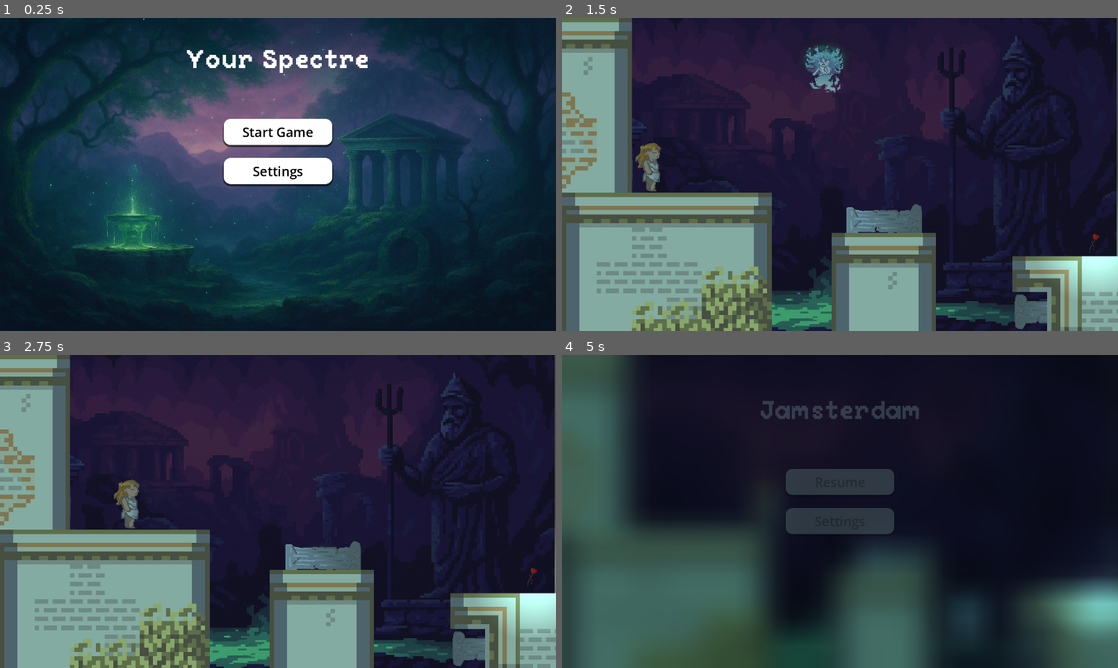
Above: before the commit, frames 1-4 (two rows, left to right).
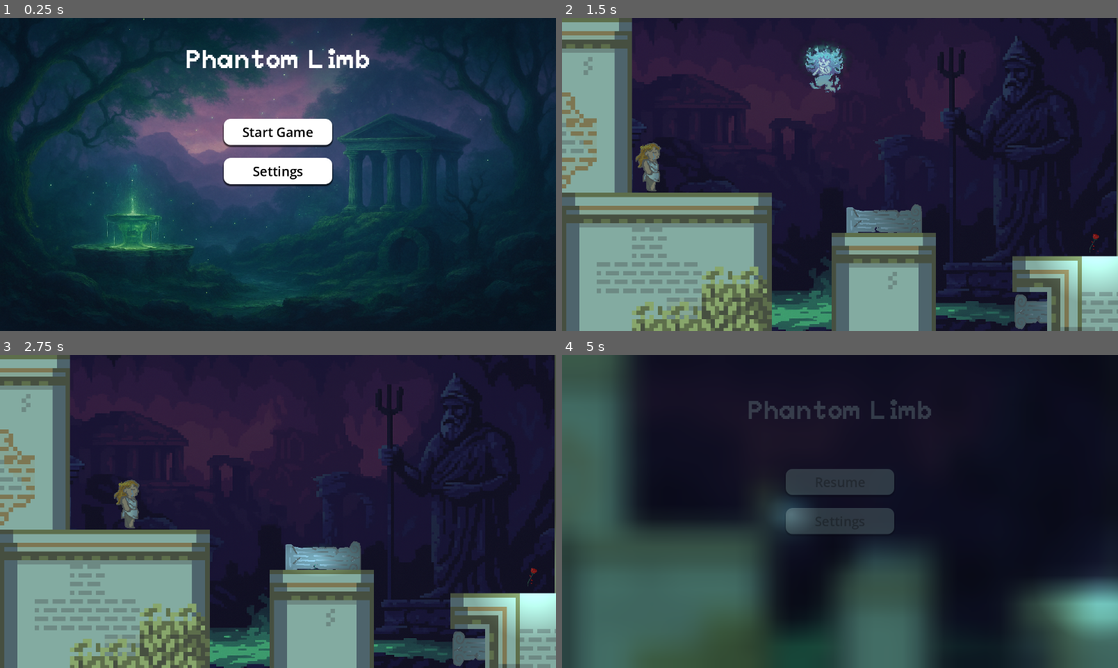
Above: after the commit, the same moments.

Repository: sammo4gun/jamsterdam
Game: Godot game, scene res://Scenes/main_menu.tscn
The game is run twice, just before and just after one commit, with the same random seed, the same clock (stepped at 60 frames per second) and the same inputs. The engine's default icon, where the game draws it, is replaced by a stand-in: a white triangle on a blue panel in a dark square.
Inputs (mouse positions are in pixels of both pictures, inside the frame that each line leads up to):
- Up to frame 1 (0.25 s): no input
- Up to frame 2 (1.5 s): click "Start Game" at 0.5 s; move the mouse to (812, 171) at 1.27 s; hold Right (right) from 1.28 s (still down); click (812, 171) at 1.42 s
- Up to frame 3 (2.75 s): keep holding Right (right); tap W (up) at 1.52, 2.27 s; move the mouse to (322, 558) at 2.02 s; click (322, 558) at 2.17 s
- Up to frame 4 (5 s): move the mouse to (1051, 649) at 2.77 s; release Right (right) at 2.78 s; hold A (left) 2.78-3.53 s; click (1051, 649) at 2.92 s; move the mouse to (717, 505) at 3.52 s; hold Right (right) from 3.53 s (still down); click (717, 505) at 3.67 s; tap W (up) at 3.77, 4.52 s; move the mouse to (1006, 558) at 4.27 s; tap Escape (ui_cancel) at 4.9 s

The runs differ from the first frame. In frame 1, 1.0% of the frame differs, in the area x 33-67%, y 9-18%; in frame 2, 0.4%; in frame 3, 0.6%; in frame 4, 1.8%, in the area x 33-76%, y 14-90%.

Commit message:
okay a bunch more stuff now

Diff:
--- a/Scenes/Levels/level1.tscn
+++ b/Scenes/Levels/level1.tscn
@@ -1,9 +1,10 @@
-[gd_scene load_steps=22 format=4 uid="uid://xr273hyfg6kr"]
+[gd_scene load_steps=24 format=4 uid="uid://xr273hyfg6kr"]
 
 [ext_resource type="Script" uid="uid://vp4ly8u07miy" path="res://Scripts/world.gd" id="1_y4dr7"]
 [ext_resource type="PackedScene" uid="uid://cnfrxpljq8b8q" path="res://Scenes/nonmoveable.tscn" id="2_didp7"]
 [ext_resource type="Texture2D" uid="uid://t6nggttwbrl5" path="res://Assets/backgroundoption.png" id="2_nqasx"]
 [ext_resource type="PackedScene" uid="uid://dpfjytluhwwx7" path="res://Scenes/moveable.tscn" id="3_2a60c"]
+[ext_resource type="FontFile" uid="uid://datde377oev7l" path="res://Assets/Fonts/Peaberry/PeaberryBase.ttf" id="3_ryjqc"]
 [ext_resource type="Texture2D" uid="uid://bo5u4ycq1ett" path="res://Assets/pillar.png" id="4_4f2fw"]
 [ext_resource type="PackedScene" uid="uid://6pic503w7xpl" path="res://Scenes/ghost.tscn" id="4_4iphx"]
 [ext_resource type="PackedScene" uid="uid://buqy7w73rwv13" path="res://Scenes/buildings_tile_map_layer.tscn" id="4_i36j2"]
@@ -17,6 +18,9 @@
 
 [sub_resource type="RectangleShape2D" id="RectangleShape2D_5a7ea"]
 size = Vector2(20.9922, 30.5048)
+
+[sub_resource type="LabelSettings" id="LabelSettings_xe7un"]
+font = ExtResource("3_ryjqc")
 
 [sub_resource type="PhysicsMaterial" id="PhysicsMaterial_4f2fw"]
 resource_local_to_scene = true
@@ -229,6 +233,7 @@
 offset_bottom = 49.0
 scale = Vector2(1.71487, 1.71487)
 text = "RESTARTING..."
+label_settings = SubResource("LabelSettings_xe7un")
 
 [node name="YouShouldRestartLabel" type="Label" parent="CanvasLayer"]
 visible = false
@@ -238,6 +243,7 @@
 offset_bottom = 209.0
 scale = Vector2(1.71487, 1.71487)
 text = "Press R to restart..."
+label_settings = SubResource("LabelSettings_xe7un")
 
 [node name="CanvasModulate" type="CanvasModulate" parent="."]
 color = Color(0.537255, 0.678431, 0.666667, 1)
--- a/Scenes/Levels/level2.tscn
+++ b/Scenes/Levels/level2.tscn
@@ -1,7 +1,8 @@
-[gd_scene load_steps=24 format=4 uid="uid://stre87ywwjqa"]
+[gd_scene load_steps=26 format=4 uid="uid://stre87ywwjqa"]
 
 [ext_resource type="Script" uid="uid://vp4ly8u07miy" path="res://Scripts/world.gd" id="1_5j5u1"]
 [ext_resource type="PackedScene" uid="uid://cnfrxpljq8b8q" path="res://Scenes/nonmoveable.tscn" id="2_tnuy3"]
+[ext_resource type="FontFile" uid="uid://datde377oev7l" path="res://Assets/Fonts/Peaberry/PeaberryBase.ttf" id="3_6a7cf"]
 [ext_resource type="PackedScene" uid="uid://dpfjytluhwwx7" path="res://Scenes/moveable.tscn" id="3_d15yg"]
 [ext_resource type="Texture2D" uid="uid://t6nggttwbrl5" path="res://Assets/backgroundoption.png" id="3_eqosv"]
 [ext_resource type="Texture2D" uid="uid://du8yvhhd3cgnu" path="res://Assets/Tilesets/tiles.png" id="3_hrj3c"]
@@ -17,6 +18,9 @@
 
 [sub_resource type="RectangleShape2D" id="RectangleShape2D_5a7ea"]
 size = Vector2(20.9922, 30.5048)
+
+[sub_resource type="LabelSettings" id="LabelSettings_hpjhc"]
+font = ExtResource("3_6a7cf")
 
 [sub_resource type="PhysicsMaterial" id="PhysicsMaterial_o7bax"]
 resource_local_to_scene = true
@@ -235,6 +239,7 @@
 offset_bottom = 58.0
 scale = Vector2(1.71487, 1.71487)
 text = "RESTARTING..."
+label_settings = SubResource("LabelSettings_hpjhc")
 
 [node name="YouShouldRestartLabel" type="Label" parent="CanvasLayer"]
 visible = false
@@ -244,6 +249,7 @@
 offset_bottom = 78.0
 scale = Vector2(1.71487, 1.71487)
 text = "Press R to restart..."
+label_settings = SubResource("LabelSettings_hpjhc")
 
 [node name="CanvasModulate" type="CanvasModulate" parent="."]
 color = Color(0.537255, 0.678431, 0.666667, 1)
--- a/Scenes/Levels/level3.tscn
+++ b/Scenes/Levels/level3.tscn
@@ -1,8 +1,9 @@
-[gd_scene load_steps=24 format=4 uid="uid://bunnlptwvw8pr"]
+[gd_scene load_steps=26 format=4 uid="uid://bunnlptwvw8pr"]
 
 [ext_resource type="Script" uid="uid://vp4ly8u07miy" path="res://Scripts/world.gd" id="1_x0tam"]
 [ext_resource type="Texture2D" uid="uid://t6nggttwbrl5" path="res://Assets/backgroundoption.png" id="2_l8qla"]
 [ext_resource type="PackedScene" uid="uid://cnfrxpljq8b8q" path="res://Scenes/nonmoveable.tscn" id="2_vfl4p"]
+[ext_resource type="FontFile" uid="uid://datde377oev7l" path="res://Assets/Fonts/Peaberry/PeaberryBase.ttf" id="3_du1gc"]
 [ext_resource type="Texture2D" uid="uid://du8yvhhd3cgnu" path="res://Assets/Tilesets/tiles.png" id="3_wlbe4"]
 [ext_resource type="PackedScene" uid="uid://dpfjytluhwwx7" path="res://Scenes/moveable.tscn" id="4_i6bqf"]
 [ext_resource type="PackedScene" uid="uid://k2kwvg3avs8t" path="res://Scenes/rose.tscn" id="4_vfl4p"]
@@ -17,6 +18,9 @@
 
 [sub_resource type="RectangleShape2D" id="RectangleShape2D_5a7ea"]
 size = Vector2(20.9922, 30.5048)
+
+[sub_resource type="LabelSettings" id="LabelSettings_uwisk"]
+font = ExtResource("3_du1gc")
 
 [sub_resource type="PhysicsMaterial" id="PhysicsMaterial_i6bqf"]
 resource_local_to_scene = true
@@ -215,7 +219,7 @@
 layer = -1
 
 [node name="BackgroundImage" type="Sprite2D" parent="CanvasLayer"]
-position = Vector2(620, 369)
+position = Vector2(620, 395)
 scale = Vector2(1.06827, 0.785489)
 texture = ExtResource("2_l8qla")
 
@@ -235,6 +239,7 @@
 offset_bottom = 53.0
 scale = Vector2(1.71487, 1.71487)
 text = "RESTARTING..."
+label_settings = SubResource("LabelSettings_uwisk")
 
 [node name="YouShouldRestartLabel" type="Label" parent="CanvasLayer"]
 visible = false
@@ -244,6 +249,7 @@
 offset_bottom = 138.0
 scale = Vector2(1.71487, 1.71487)
 text = "Press R to restart..."
+label_settings = SubResource("LabelSettings_uwisk")
 
 [node name="CanvasModulate" type="CanvasModulate" parent="."]
 color = Color(0.537255, 0.678431, 0.666667, 1)
--- /dev/null
+++ b/Scenes/end_screen.tscn
@@ -0,0 +1,111 @@
+[gd_scene load_steps=10 format=3 uid="uid://bocsieelc72xf"]
+
+[ext_resource type="Texture2D" uid="uid://povxtku8nxul" path="res://Assets/backgroundpotential.png" id="1_1gwaw"]
+[ext_resource type="Script" uid="uid://cnaqdgie2d8r4" path="res://Scripts/end_screen.gd" id="1_gdxnu"]
+[ext_resource type="FontFile" uid="uid://datde377oev7l" path="res://Assets/Fonts/Peaberry/PeaberryBase.ttf" id="2_bhpww"]
+[ext_resource type="AudioStream" uid="uid://j803gngp4m7a" path="res://Assets/Music/You saved them.mp3" id="3_bhpww"]
+
+[sub_resource type="LabelSettings" id="LabelSettings_gdxnu"]
+font = ExtResource("2_bhpww")
+font_size = 60
+
+[sub_resource type="StyleBoxEmpty" id="StyleBoxEmpty_8yanq"]
+
+[sub_resource type="StyleBoxFlat" id="StyleBoxFlat_fi2y0"]
+bg_color = Color(0.823529, 0.823529, 0.823529, 1)
+corner_radius_top_left = 16
+corner_radius_top_right = 16
+corner_radius_bottom_right = 16
+corner_radius_bottom_left = 16
+shadow_size = 3
+shadow_offset = Vector2(0, 3.41)
+
+[sub_resource type="StyleBoxFlat" id="StyleBoxFlat_em7vc"]
+bg_color = Color(0.635294, 0.635294, 0.635294, 1)
+corner_radius_top_left = 16
+corner_radius_top_right = 16
+corner_radius_bottom_right = 16
+corner_radius_bottom_left = 16
+shadow_size = 3
+shadow_offset = Vector2(0, 3.41)
+
+[sub_resource type="StyleBoxFlat" id="StyleBoxFlat_4suit"]
+bg_color = Color(1, 1, 1, 1)
+corner_radius_top_left = 16
+corner_radius_top_right = 16
+corner_radius_bottom_right = 16
+corner_radius_bottom_left = 16
+shadow_size = 3
+shadow_offset = Vector2(0, 3.41)
+
+[node name="EndScreen" type="Control"]
+layout_mode = 3
+anchors_preset = 15
+anchor_right = 1.0
+anchor_bottom = 1.0
+grow_horizontal = 2
+grow_vertical = 2
+script = ExtResource("1_gdxnu")
+
+[node name="TextureRect" type="TextureRect" parent="."]
+z_index = -1
+offset_right = 1280.0
+offset_bottom = 720.0
+texture = ExtResource("1_1gwaw")
+expand_mode = 3
+
+[node name="Label" type="Label" parent="."]
+layout_mode = 1
+anchors_preset = 5
+anchor_left = 0.5
+anchor_right = 0.5
+offset_left = -250.0
+offset_right = 250.0
+offset_bottom = 200.0
+grow_horizontal = 2
+theme_override_font_sizes/font_size = 64
+text = "Well Done..."
+label_settings = SubResource("LabelSettings_gdxnu")
+horizontal_alignment = 1
+vertical_alignment = 1
+
+[node name="MarginContainer" type="MarginContainer" parent="."]
+layout_mode = 1
+anchors_preset = 8
+anchor_left = 0.5
+anchor_top = 0.5
+anchor_right = 0.5
+anchor_bottom = 0.5
+offset_left = -320.0
+offset_top = -160.0
+offset_right = 320.0
+offset_bottom = 320.0
+grow_horizontal = 2
+grow_vertical = 2
+theme_override_constants/margin_top = 32
+theme_override_constants/margin_bottom = 32
+
+[node name="VBoxContainer" type="VBoxContainer" parent="MarginContainer"]
+layout_mode = 2
+theme_override_constants/separation = 30
+
+[node name="ReturnButton" type="Button" parent="MarginContainer/VBoxContainer"]
+custom_minimum_size = Vector2(250, 60)
+layout_mode = 2
+size_flags_horizontal = 4
+theme_override_colors/font_hover_color = Color(0, 0, 0, 1)
+theme_override_colors/font_color = Color(0, 0, 0, 1)
+theme_override_colors/font_focus_color = Color(0, 0, 0, 1)
+theme_override_colors/font_pressed_color = Color(0, 0, 0, 1)
+theme_override_font_sizes/font_size = 30
+theme_override_styles/focus = SubResource("StyleBoxEmpty_8yanq")
+theme_override_styles/hover = SubResource("StyleBoxFlat_fi2y0")
+theme_override_styles/pressed = SubResource("StyleBoxFlat_em7vc")
+theme_override_styles/normal = SubResource("StyleBoxFlat_4suit")
+text = "Return"
+
+[node name="MusicPlayer" type="AudioStreamPlayer" parent="."]
+stream = ExtResource("3_bhpww")
+autoplay = true
+bus = &"Music"
+parameters/looping = false
--- a/Scenes/ghost.tscn
+++ b/Scenes/ghost.tscn
@@ -79,6 +79,10 @@
 scale = Vector2(0.431583, 0.327625)
 texture = ExtResource("4_taxxh")
 
+[node name="PointLight2D" type="PointLight2D" parent="Whitecircle"]
+energy = 0.3
+texture = ExtResource("4_taxxh")
+
 [node name="GhostGirl" type="AnimatedSprite2D" parent="."]
 position = Vector2(8, -11)
 scale = Vector2(0.78352, 0.78352)
--- a/Scenes/guy.tscn
+++ b/Scenes/guy.tscn
@@ -185,7 +185,7 @@
 size = Vector2(59, 84.8438)
 
 [sub_resource type="RectangleShape2D" id="RectangleShape2D_y2mbu"]
-size = Vector2(6.92721, 2.05647)
+size = Vector2(8.02098, 4.91534)
 
 [node name="Guy" type="CharacterBody2D" groups=["Guy"]]
 input_pickable = true
@@ -228,7 +228,7 @@
 [node name="Feet" type="Area2D" parent="." groups=["Guy"]]
 
 [node name="CollisionShape2D" type="CollisionShape2D" parent="Feet"]
-position = Vector2(-7.7486e-07, 51.7449)
+position = Vector2(6.42339e-06, 52)
 rotation = 3.14159
 scale = Vector2(5.48561, -1.22068)
 shape = SubResource("RectangleShape2D_y2mbu")
--- /dev/null
+++ b/Scenes/intro_screen.tscn
@@ -0,0 +1,112 @@
+[gd_scene load_steps=10 format=3 uid="uid://chkgbe07vhdxl"]
+
+[ext_resource type="Script" uid="uid://bg6xinxyhade0" path="res://Scripts/intro_screen.gd" id="1_5xttp"]
+[ext_resource type="Texture2D" uid="uid://povxtku8nxul" path="res://Assets/backgroundpotential.png" id="2_mhfmv"]
+[ext_resource type="FontFile" uid="uid://datde377oev7l" path="res://Assets/Fonts/Peaberry/PeaberryBase.ttf" id="3_bsvr0"]
+[ext_resource type="AudioStream" uid="uid://j803gngp4m7a" path="res://Assets/Music/You saved them.mp3" id="4_wcgug"]
+
+[sub_resource type="LabelSettings" id="LabelSettings_gdxnu"]
+font = ExtResource("3_bsvr0")
+font_size = 60
+
+[sub_resource type="StyleBoxEmpty" id="StyleBoxEmpty_8yanq"]
+
+[sub_resource type="StyleBoxFlat" id="StyleBoxFlat_fi2y0"]
+bg_color = Color(0.823529, 0.823529, 0.823529, 1)
+corner_radius_top_left = 16
+corner_radius_top_right = 16
+corner_radius_bottom_right = 16
+corner_radius_bottom_left = 16
+shadow_size = 3
+shadow_offset = Vector2(0, 3.41)
+
+[sub_resource type="StyleBoxFlat" id="StyleBoxFlat_em7vc"]
+bg_color = Color(0.635294, 0.635294, 0.635294, 1)
+corner_radius_top_left = 16
+corner_radius_top_right = 16
+corner_radius_bottom_right = 16
+corner_radius_bottom_left = 16
+shadow_size = 3
+shadow_offset = Vector2(0, 3.41)
+
+[sub_resource type="StyleBoxFlat" id="StyleBoxFlat_4suit"]
+bg_color = Color(1, 1, 1, 1)
+corner_radius_top_left = 16
+corner_radius_top_right = 16
+corner_radius_bottom_right = 16
+corner_radius_bottom_left = 16
+shadow_size = 3
+shadow_offset = Vector2(0, 3.41)
+
+[node name="IntroScreen" type="Control"]
+layout_mode = 3
+anchors_preset = 15
+anchor_right = 1.0
+anchor_bottom = 1.0
+grow_horizontal = 2
+grow_vertical = 2
+script = ExtResource("1_5xttp")
+
+[node name="TextureRect" type="TextureRect" parent="."]
+z_index = -1
+layout_mode = 0
+offset_right = 1280.0
+offset_bottom = 720.0
+texture = ExtResource("2_mhfmv")
+expand_mode = 3
+
+[node name="Label" type="Label" parent="."]
+layout_mode = 1
+anchors_preset = 5
+anchor_left = 0.5
+anchor_right = 0.5
+offset_left = -250.0
+offset_right = 250.0
+offset_bottom = 200.0
+grow_horizontal = 2
+theme_override_font_sizes/font_size = 64
+text = "Well Done..."
+label_settings = SubResource("LabelSettings_gdxnu")
+horizontal_alignment = 1
+vertical_alignment = 1
+
+[node name="MarginContainer" type="MarginContainer" parent="."]
+layout_mode = 1
+anchors_preset = 8
+anchor_left = 0.5
+anchor_top = 0.5
+anchor_right = 0.5
+anchor_bottom = 0.5
+offset_left = -320.0
+offset_top = -160.0
+offset_right = 320.0
+offset_bottom = 320.0
+grow_horizontal = 2
+grow_vertical = 2
+theme_override_constants/margin_top = 32
+theme_override_constants/margin_bottom = 32
+
+[node name="VBoxContainer" type="VBoxContainer" parent="MarginContainer"]
+layout_mode = 2
+theme_override_constants/separation = 30
+
+[node name="ReturnButton" type="Button" parent="MarginContainer/VBoxContainer"]
+custom_minimum_size = Vector2(250, 60)
+layout_mode = 2
+size_flags_horizontal = 4
+theme_override_colors/font_hover_color = Color(0, 0, 0, 1)
+theme_override_colors/font_color = Color(0, 0, 0, 1)
+theme_override_colors/font_focus_color = Color(0, 0, 0, 1)
+theme_override_colors/font_pressed_color = Color(0, 0, 0, 1)
+theme_override_font_sizes/font_size = 30
+theme_override_styles/focus = SubResource("StyleBoxEmpty_8yanq")
+theme_override_styles/hover = SubResource("StyleBoxFlat_fi2y0")
+theme_override_styles/pressed = SubResource("StyleBoxFlat_em7vc")
+theme_override_styles/normal = SubResource("StyleBoxFlat_4suit")
+text = "Return"
+
+[node name="MusicPlayer" type="AudioStreamPlayer" parent="."]
+stream = ExtResource("4_wcgug")
+autoplay = true
+bus = &"Music"
+parameters/looping = false
--- a/Scenes/main_menu.tscn
+++ b/Scenes/main_menu.tscn
@@ -75,7 +75,7 @@
 offset_bottom = 200.0
 grow_horizontal = 2
 theme_override_font_sizes/font_size = 64
-text = "Your Spectre"
+text = "Phantom Limb"
 label_settings = SubResource("LabelSettings_opfnp")
 horizontal_alignment = 1
 vertical_alignment = 1
--- a/Scenes/moveable.tscn
+++ b/Scenes/moveable.tscn
@@ -48,6 +48,11 @@
 scale = Vector2(4, 1.735)
 texture = ExtResource("3_4mhc5")
 
+[node name="PointLight2D" type="PointLight2D" parent="Whitecircle"]
+color = Color(0.701961, 1, 1, 1)
+energy = 0.4
+texture = ExtResource("3_4mhc5")
+
 [node name="Sprite" type="Sprite2D" parent="."]
 position = Vector2(1, -1)
 scale = Vector2(4.86719, 1.39062)
--- a/Scenes/pause_menu.tscn
+++ b/Scenes/pause_menu.tscn
@@ -78,7 +78,7 @@
 custom_minimum_size = Vector2(0, 200)
 layout_mode = 2
 theme_override_font_sizes/font_size = 64
-text = "Jamsterdam"
+text = "Phantom Limb"
 label_settings = SubResource("LabelSettings_1och7")
 horizontal_alignment = 1
 vertical_alignment = 1
--- /dev/null
+++ b/Scripts/end_screen.gd
@@ -0,0 +1,10 @@
+extends Control
+
+@onready var play_button: Button = $MarginContainer/VBoxContainer/ReturnButton
+
+func _ready():
+	play_button.pressed.connect(_on_play_pressed)
+
+func _on_play_pressed():
+	var new_scene = load("res://Scenes/main_menu.tscn")  # Replace with your scene path
+	get_tree().change_scene_to_packed(new_scene)
--- a/Scripts/ghost.gd
+++ b/Scripts/ghost.gd
@@ -66,25 +66,18 @@
 
 func set_target_possess(body: Moveable):
 	if possessing != null and body != possessing:
-		unpossess()
-		going_to_scare = false
+		set_target_pos(body.global_position)
 		target_possess = body
-		target_pos = body.global_position
-		velocity = velocity.slide(global_position.direction_to(target_pos).normalized().rotated(-PI/2))
 	elif possessing == null:
-		going_to_scare = false
+		set_target_pos(body.global_position)
 		target_possess = body
-		target_pos = body.global_position
-		velocity = velocity.slide(global_position.direction_to(target_pos).normalized().rotated(-PI/2))
 
 	for b in possessionzone.get_overlapping_bodies():
 		if target_possess == b:
 			possess(b)
 
 func set_target_scare(body):
-	if possessing != null:
-		unpossess()
-	target_pos = body.global_position
+	set_target_pos(body.global_position)
 	going_to_scare = true
 
 func scare(body):
--- a/Scripts/guy.gd
+++ b/Scripts/guy.gd
@@ -27,9 +27,11 @@
 func _physics_process(delta):
 	if not has_hope:
 		for b in $"LeftSideCollision".get_overlapping_bodies():
-			check_collision(b, -1)
+			if is_on_floor():
+				check_collision(b, -1)
 		for b in $"RightSideCollision".get_overlapping_bodies():
-			check_collision(b, 1)
+			if is_on_floor():
+				check_collision(b, 1)
 
 		if position.y > out_of_bounds_y:
 			die_and_reset()
@@ -40,14 +42,12 @@
 				on_floor = true
 				break
 			on_floor = false
-
 		if is_on_floor() or on_floor:
 			if is_sad:
 				velocity.x = 0
 			else:
 				velocity.x = speed * direction
-				if airtime > 0.3:
-					animator.play("Walking")
+				animator.play("Walking")
 				airtime = 0.0
 		else:
 			velocity.y += gravity * delta
@@ -88,18 +88,6 @@
 	set_physics_process(false)
 	world.guy_died()
 
-	# Stop movement
-	#velocity = Vector2.ZERO
-#
-	## Play death sound
-	#death_sound.play()
-	#
-	## Wait a bit (e.g. 1 second), then reset the scene
-	#await get_tree().create_timer(1.0).timeout
-	#
-	## Reset Scene
-	#get_tree().reload_current_scene()
-
 func frighten():
 	if is_on_floor() and not has_hope:
 		scared_time = 1.4
--- /dev/null
+++ b/Scripts/intro_screen.gd
@@ -0,0 +1 @@
+extends Control
--- a/Scripts/moveable.gd
+++ b/Scripts/moveable.gd
@@ -32,6 +32,7 @@
 
 func _physics_process(delta):
 	if possessed:
+		$"Whitecircle/PointLight2D".visible = true
 		if aura.scale.x < corr_aura_scale.x/2:
 			aura.scale = corr_aura_scale/2
 		if aura.scale.x < corr_aura_scale.x:
@@ -50,6 +51,7 @@
 	else:
 		if aura.scale.x > 0.01:
 			aura.scale *= 0.97
+		$"Whitecircle/PointLight2D".visible = false
 
 func _on_input_event(viewport: Node, event: InputEvent, _shape_idx: int) -> void:
 	viewport.set_input_as_handled()
--- a/Scripts/world.gd
+++ b/Scripts/world.gd
@@ -14,6 +14,7 @@
 var guy_dead = false
 
 var time = 0
+var final_level = 3
 @onready var basepos = AdviceLabel.position
 
 func _process(delta: float) -> void:
@@ -40,11 +41,18 @@
 
 	if result:
 		var number = int(result.get_string())
-		var next_number = number + 1
-		var next_scene_path = "res://Scenes/Levels/level%d.tscn" % next_number
-		get_tree().change_scene_to_file(next_scene_path)
+		if number == final_level:
+			end_game()
+		else:
+			var next_number = number + 1
+			var next_scene_path = "res://Scenes/Levels/level%d.tscn" % next_number
+			get_tree().change_scene_to_file(next_scene_path)
 	else:
 		print("No number found in scene name")
+
+func end_game():
+	var end_screen = load("res://Scenes/end_screen.tscn")
+	get_tree().change_scene_to_packed(end_screen)
 
 func attempt_possession(body: Moveable):
 	Ghost.set_target_possess(body)
Not shown, added: Scripts/end_screen.gd.uid
Not shown, added: Scripts/intro_screen.gd.uid
